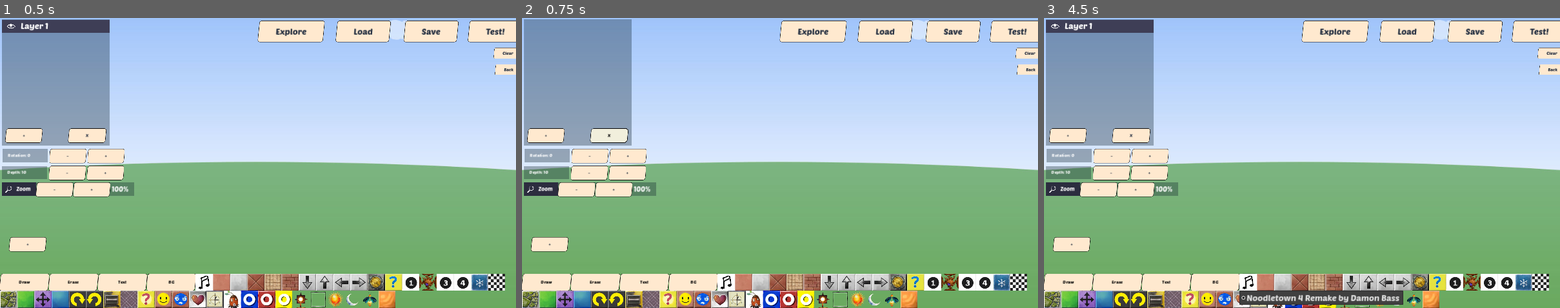
Above: before the commit, frames 1-3 (left to right).
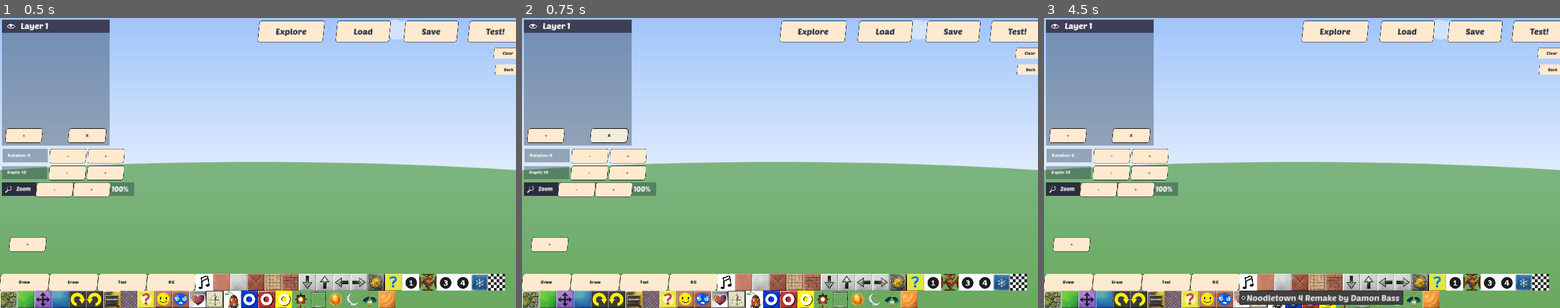
Above: after the commit, the same moments.

Repository: jacob-grahn/platform-racing-4
Game: Godot game, scene res://pages/editor/Editor.tscn
Same seed, same stepped clock (60 frames per second), same inputs: the game is played once before the commit and once after it. This scene is started directly instead of the project's main scene.
Inputs:
- Up to frame 1 (0.5 s): no input
- Up to frame 2 (0.75 s): click "X" at 0.5 s
- Up to frame 3 (4.5 s): click "+" at 1.25 s; click "Draw" at 2 s; click "Text" at 2.75 s; click "BG" at 3.5 s; click "Noodletown 4 Remake by Damon …" at 4.25 s

Frame 1 is identical in both runs. In frame 2, 0.9% of the frame differs, in the area x 0-22%, y 0-6%; in frame 3, nothing differs.
Error before the commit: Invalid access to property or key 'depth' on a base object of type 'null instance'. (res://pages/editor/layer_panel/LayerPanel.gd:55)

Commit message:
Add basic multiplayer level editor

Diff:
--- a/client/game_client/GameClient.gd
+++ b/client/game_client/GameClient.gd
@@ -1,4 +1,5 @@
 extends Node2D
+signal receive_level_event
 
 const OPEN = "open"
 const CLOSED = "closed"
@@ -10,12 +11,23 @@
 var connect_attempt_count = 0
 var send_queue = []
 @onready var timer: Timer = $Timer
-
+@onready var editor_events: Node2D = get_node("../EditorEvents")
 
 func _ready() -> void:
 	timer.timeout.connect(_attempt_connect)
-	join("ws://localhost:8080/ws", "mars")
+	join("ws://localhost:8081/ws", "mars")
+	editor_events.connect("send_level_event", _on_send_level_event)
 
+func _on_send_level_event(event: Dictionary) -> void:
+	var data = {
+		"module": "EditorModule",
+		"id": "1",
+		"ms": 5938,
+		"room" : room,
+		"ret": true,
+		"editor": event
+	}
+	send_queue.push_back(data)
 
 func join(url: String, room_name: String) -> void:
 	_clear()
@@ -57,6 +69,7 @@
 
 	# Send data.
 	var data = {
+		"module": "OnlineModule",
 		"id": "1",
 		"ms": 5938,
 		"room" : room,
@@ -95,7 +108,12 @@
 			socket.send_text(JSON.stringify(update))
 			send_queue = []
 		while socket.get_available_packet_count():
-			print("Got data from server: ", socket.get_packet().get_string_from_utf8())
+			var packet = socket.get_packet().get_string_from_utf8()
+			print("Got data from server: ", packet)
+
+			var parsed_packet = JSON.parse_string(packet)
+			if parsed_packet.module == "EditorModule":
+				emit_signal("receive_level_event", parsed_packet.editor)
 
 	# WebSocketPeer.STATE_CLOSING means the socket is closing.
 	# It is important to keep polling for a clean close.
--- a/client/pages/editor/Editor.tscn
+++ b/client/pages/editor/Editor.tscn
@@ -1,8 +1,9 @@
-[gd_scene load_steps=18 format=3 uid="uid://gotxkw71bwdq"]
+[gd_scene load_steps=19 format=3 uid="uid://gotxkw71bwdq"]
 
 [ext_resource type="Script" path="res://pages/editor/Editor.gd" id="1_qeoq7"]
 [ext_resource type="PackedScene" uid="uid://b37txmrlmt0ae" path="res://pages/editor/EditorCamera.tscn" id="2_ifj8n"]
 [ext_resource type="PackedScene" uid="uid://cl0yelhxpgf2k" path="res://pages/editor/EditorEvents.tscn" id="3_05sia"]
+[ext_resource type="PackedScene" uid="uid://bwwo6vst6ni17" path="res://game_client/GameClient.tscn" id="4_6qk1q"]
 [ext_resource type="PackedScene" uid="uid://joknjf6qnfx5" path="res://pages/editor/cursors/Cursor.tscn" id="4_pnfuv"]
 [ext_resource type="PackedScene" uid="uid://5mtmnjtpkf4q" path="res://layers/Layers.tscn" id="4_qc07n"]
 [ext_resource type="PackedScene" uid="uid://c2pluv27fc2bv" path="res://pages/game/BG.tscn" id="4_xutd4"]
@@ -25,6 +26,8 @@
 zoom = Vector2(0.5, 0.5)
 
 [node name="EditorEvents" parent="." instance=ExtResource("3_05sia")]
+
+[node name="GameClient" parent="." instance=ExtResource("4_6qk1q")]
 
 [node name="BG" parent="." instance=ExtResource("4_xutd4")]
 
--- a/client/pages/editor/EditorEvents.gd
+++ b/client/pages/editor/EditorEvents.gd
@@ -2,6 +2,7 @@
 class_name EditorEvents
 
 signal level_event
+signal send_level_event
 
 # control events, switching tools, swtiching selected block, etc
 const SELECT_TOOL = 'select_tool'
@@ -27,6 +28,7 @@
 	get_node("../UI/Cursor").connect("level_event", _on_level_event)
 	get_node("../UI/EditorMenu").connect("level_event", _on_level_event)
 	get_node("../UI/LayerPanel").connect("level_event", _on_level_event)
+	get_node("../GameClient").connect("receive_level_event", _on_receive_level_event)
 
 
 func _on_level_event(event: Dictionary) -> void:
@@ -34,8 +36,15 @@
 	if len(redo_events) > 0:
 		redo_events = []
 	events.push_back(event)
+	emit_signal("send_level_event", event)
+	#emit_signal("level_event", event)
+
+func _on_receive_level_event(event: Dictionary) -> void:
+	print("EditorEvents::_on_receive_level_event ", event)
+	if len(redo_events) > 0:
+		redo_events = []
+	events.push_back(event)
 	emit_signal("level_event", event)
-
 
 func undo() -> void:
 	var event = events.pop_back()
--- a/client/pages/editor/Penciler.gd
+++ b/client/pages/editor/Penciler.gd
@@ -3,44 +3,54 @@
 const LAYER = preload("res://layers/Layer.tscn")
 
 @onready var layers: Node2D = get_node("../Layers")
+@onready var layer_panel: Node2D = get_node("../UI/LayerPanel")
 @onready var bg: Node2D = get_node("../BG")
 @onready var editor_events: Node2D = get_node("../EditorEvents")
-
 
 func _ready():
 	editor_events.connect("level_event", _on_level_event)
 
 
 func _on_level_event(event: Dictionary) -> void:
+	print("final: ", event)
 	if event.type == EditorEvents.SET_TILE:
 		var tilemap: TileMap = layers.get_node(event.layer_name + "/TileMap")
-		tilemap.set_cell(0, event.coords, 0, Helpers.to_atlas_coords(event.block_id))
+		var coords = Vector2i(event.coords.x, event.coords.y)
+		tilemap.set_cell(0, coords, 0, Helpers.to_atlas_coords(event.block_id))
 	if event.type == EditorEvents.ADD_LINE:
 		var lines: Node2D = layers.get_node(event.layer_name + "/Lines")
 		var line = Line2D.new()
 		lines.add_child(line)
 		line.end_cap_mode = Line2D.LINE_CAP_ROUND
 		line.begin_cap_mode = Line2D.LINE_CAP_ROUND
-		line.position = event.position
-		line.points = event.points
+		line.position = Vector2(event.position.x, event.position.y)
+
+		var converted_points = []
+		for point_dict in event.points:
+			converted_points.append(Vector2(point_dict.x, point_dict.y))
+		line.points = converted_points
 	if event.type == EditorEvents.ADD_LAYER:
+		print("addlayer: " + event.name)
 		var layer = LAYER.instantiate()
 		layer.name = event.name
 		layer.layer = 10
 		layers.add_child(layer)
 		layer.init(get_parent().tiles)
+		layer_panel.call_deferred("render")
 	if event.type == EditorEvents.DELETE_LAYER:
+		print("remlayer: " + event.name)
 		var layer = layers.get_node(event.name)
 		if layer:
 			layers.remove_child(layer)
 			layer.queue_free()
+		layer_panel.call_deferred("render")
 	if event.type == EditorEvents.ADD_USERTEXT:
 		var usertextboxes: Node2D = layers.get_node(event.layer_name + "/UserTextboxes")
 		var usertextbox_scene: PackedScene = preload("res://pages/editor/menu/UserTextbox.tscn")
 		var usertextbox = usertextbox_scene.instantiate()
 		usertextbox.set_usertext_properties(event.usertext, event.font, event.font_size)
 		usertextboxes.add_child(usertextbox)
-		usertextbox.position = event.position
+		usertextbox.position = Vector2(event.position.x, event.position.y)
 	if event.type == EditorEvents.ROTATE_LAYER:
 		var layer = layers.get_node(event.layer_name)
 		layer.get_node("TileMap").rotation_degrees = event.rotation
--- a/client/pages/editor/cursors/BlockCursor.gd
+++ b/client/pages/editor/cursors/BlockCursor.gd
@@ -33,7 +33,10 @@
 		emit_signal("level_event", {
 			"type": EditorEvents.SET_TILE,
 			"layer_name": layers.get_target_layer(),
-			"coords": coords,
+			"coords": {
+				"x": coords.x,
+				"y": coords.y
+			},
 			"block_id": block_id,
 		})
 
--- a/client/pages/editor/cursors/DrawCursor.gd
+++ b/client/pages/editor/cursors/DrawCursor.gd
@@ -45,12 +45,18 @@
 		# Simplify the line
 		var simplified_points = douglas_peucker(current_line.points, optimization_epsilon)
 
-		# Save the line
+		var point_dicts = []
+		for point in simplified_points:
+			point_dicts.append({"x": point.x, "y": point.y})
+
 		emit_signal("level_event", {
 			"type": EditorEvents.ADD_LINE,
 			"layer_name": layers.get_target_layer(),
-			"position": current_line.position,
-			"points": simplified_points
+			"position": {
+				"x": current_line.position.x,
+				"y": current_line.position.y
+			},
+			"points": point_dicts
 		})
 
 		# Remove the temporary line
--- a/client/pages/editor/cursors/EraseCursor.gd
+++ b/client/pages/editor/cursors/EraseCursor.gd
@@ -62,7 +62,10 @@
 		emit_signal("level_event", {
 			"type": EditorEvents.SET_TILE,
 			"layer_name": layers.get_target_layer(),
-			"coords": coords,
+			"coords": {
+				"x": coords.x,
+				"y": coords.y
+			},
 			"block_id": 0
 		})
 
--- a/client/pages/editor/cursors/UserTextCursor.gd
+++ b/client/pages/editor/cursors/UserTextCursor.gd
@@ -19,7 +19,10 @@
 	emit_signal("level_event", {
 		"type": EditorEvents.ADD_USERTEXT,
 		"layer_name": layers.get_target_layer(),
-		"position": mouse_position.round(),
+		"position": {
+			"x": mouse_position.round().x,
+			"y": mouse_position.round().y
+		},
 		"usertext": "Text!",
 		"font": usertextbox_font,
 		"font_size": usertextbox_font_size
--- a/client/pages/editor/layer_panel/LayerPanel.gd
+++ b/client/pages/editor/layer_panel/LayerPanel.gd
@@ -71,7 +71,6 @@
 		"type": EditorEvents.ADD_LAYER,
 		"name": new_name
 	})
-	call_deferred("render")
 
 
 func _delete_pressed():
@@ -79,7 +78,6 @@
 		"type": EditorEvents.DELETE_LAYER,
 		"name": layers.get_target_layer()
 	})
-	call_deferred("render")
 
 
 func _row_pressed(layer_name: String):
--- a/client/pages/editor/save_panel/save_panel.tscn
+++ b/client/pages/editor/save_panel/save_panel.tscn
@@ -61,6 +61,7 @@
 text = "50815"
 
 [node name="PublishLabel" type="Label" parent="."]
+layout_mode = 0
 offset_left = 981.0
 offset_top = 438.0
 offset_right = 1119.0
--- a/client/singletons/helpers/Helpers.gd
+++ b/client/singletons/helpers/Helpers.gd
@@ -13,8 +13,8 @@
 		return "https://" + hostname
 
 	if '--local' in OS.get_cmdline_args() || OS.is_debug_build() || OS.get_environment('PR_ENV') == 'local' || OS.has_feature("editor"):
-		#return 'http://localhost:8080'
-		return 'https://dev.platformracing.com'
+		return 'http://localhost:8080'
+		#return 'https://dev.platformracing.com'
 	elif '--dev' in OS.get_cmdline_args() || OS.get_environment('PR_ENV') == 'dev':
 		return 'https://dev.platformracing.com'
 	else:
Not shown, changed: game-server/main.go
